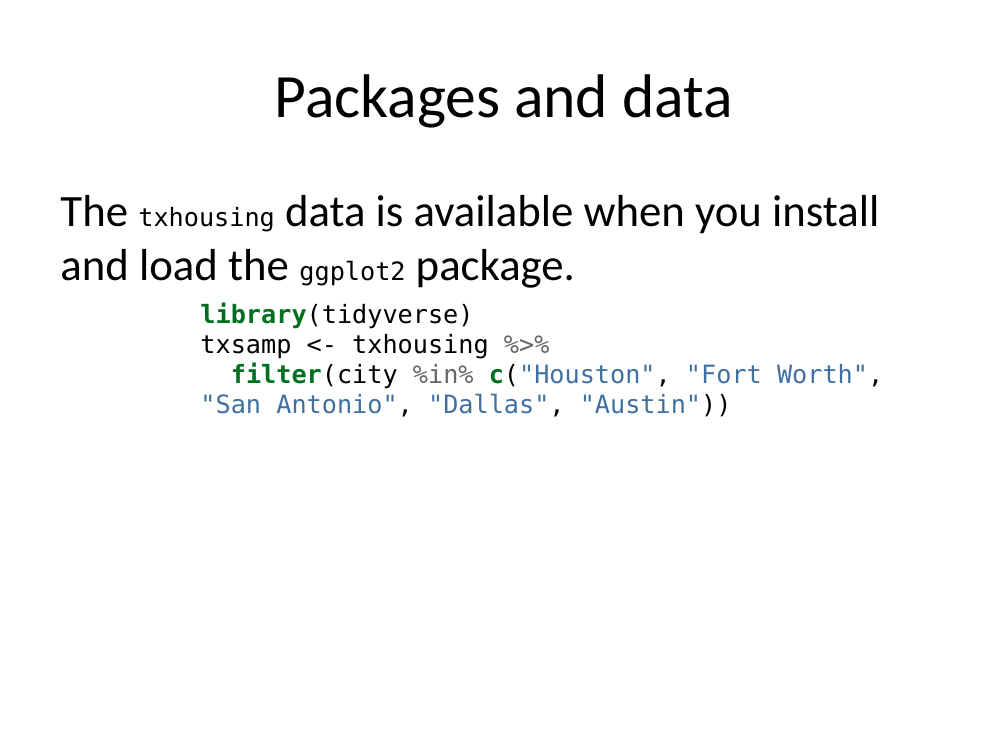
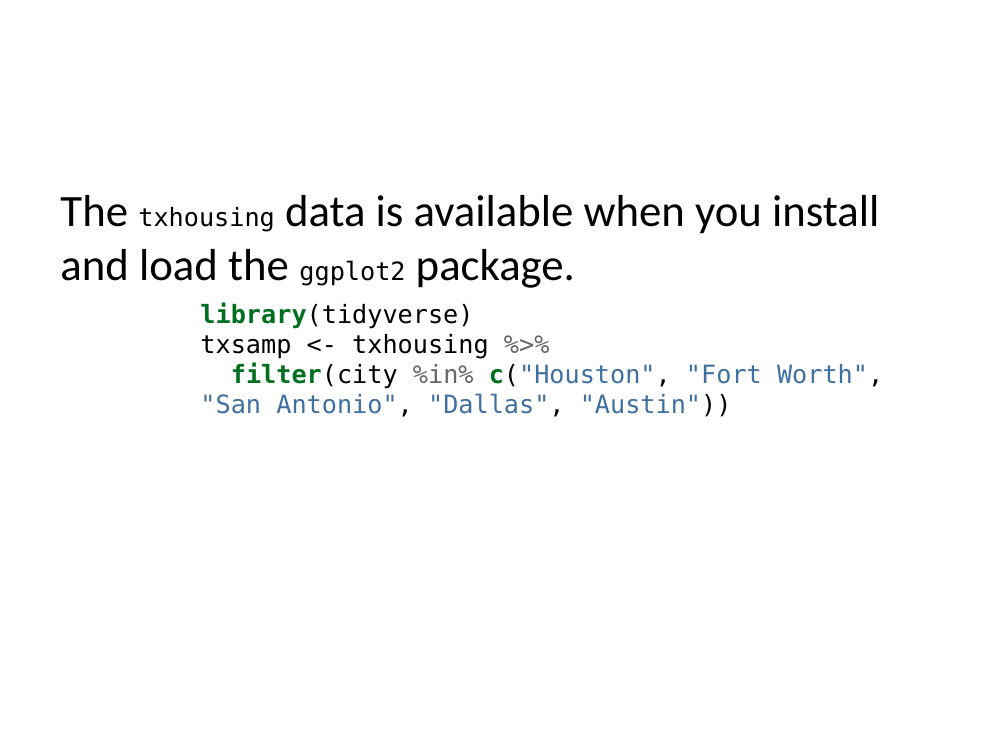
Before and after one commit to apreshill/rmd-render-factory, a slide deck: slide 2 of gallery/outputs/slides/powerpoint_presentation.pptx. Drawn at 1008x756 pixels with LibreOffice and Linux fonts; fonts in the diff are those of the drawing. Boxes give left, top, right and bottom in pixels: in the first picture for what was removed or moved away, otherwise in the second. Text is boxed around its words. In the diff, an @@ line names an element or a change of style, - is before the commit and + after.

```diff
--- a/gallery/outputs/slides/powerpoint_presentation.pptx
+++ b/gallery/outputs/slides/powerpoint_presentation.pptx
@@ title removed at (275, 74, 733, 128) @@
-Packages and data
```
Also in this commit, not shown: 22 other files.
